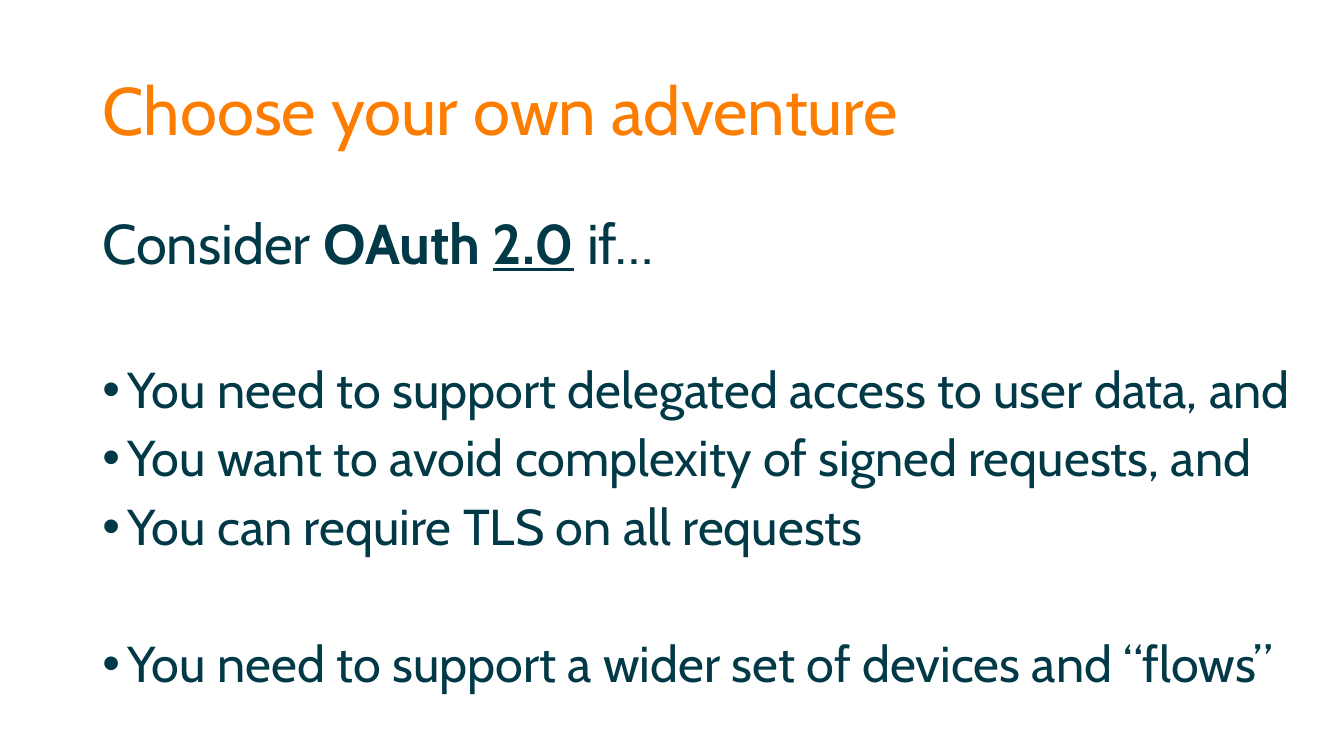
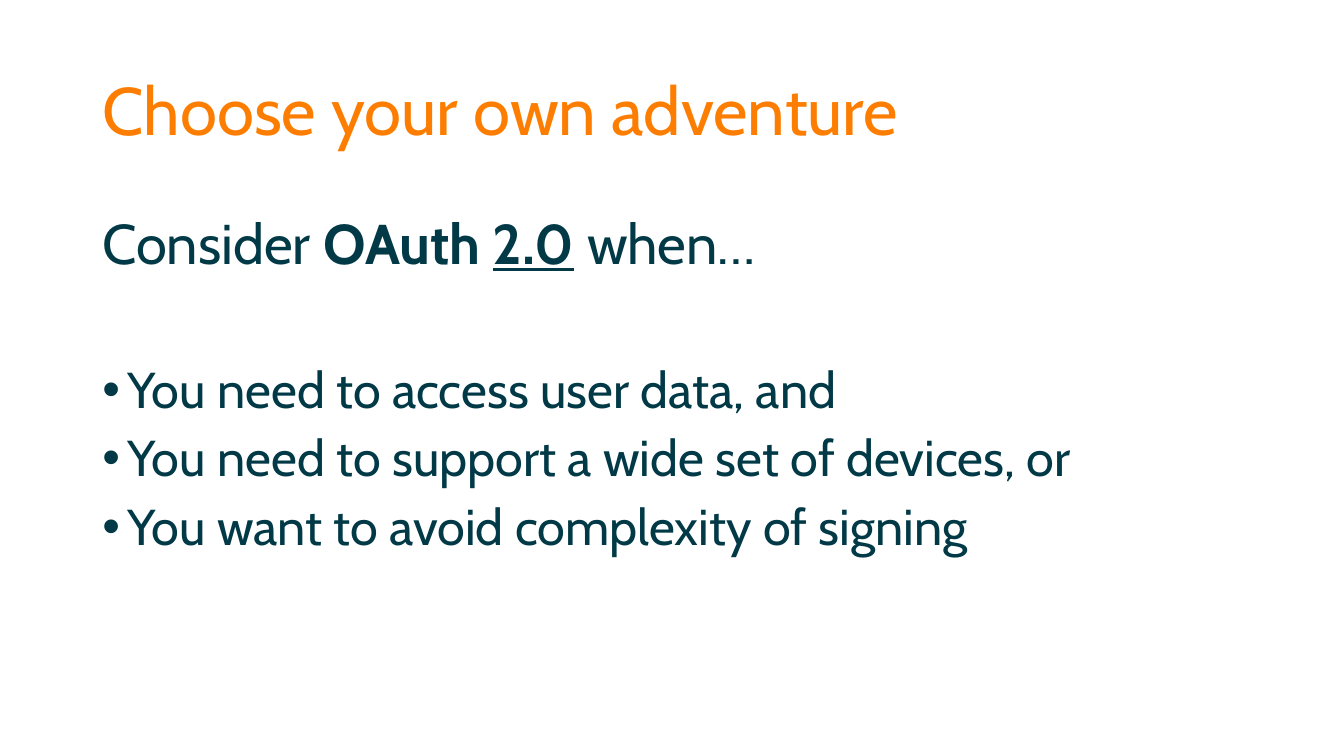
Before and after one commit to spetryjohnson/Securing-Your-API-Endpoints, a slide deck: slide 80 of Securing Your API Endpoints.pptx (slide 77 before the commit). Drawn at 1344x756 pixels with LibreOffice and Linux fonts; fonts in the diff are those of the drawing. Boxes give left, top, right and bottom in pixels: in the first picture for what was removed or moved away, otherwise in the second. Text is boxed around its words. In the diff, an @@ line names an element or a change of style, - is before the commit and + after.

```diff
--- a/Securing Your API Endpoints.pptx
+++ b/Securing Your API Endpoints.pptx
@@ text at [102, 222, 1071, 556]: text changed @@
-Consider OAuth 2.0 if…
-• You need to support delegated access to user data, and
-• You want to avoid complexity of signed requests, and
-• You can require TLS on all requests
-• You need to support a wider set of devices and “flows”
+Consider OAuth 2.0 when…
+• You need to access user data, and
+• You need to support a wide set of devices, or
+• You want to avoid complexity of signing
```
Also in this commit, not shown: 19 other slides changed, 3 slides added, 3 other files.
